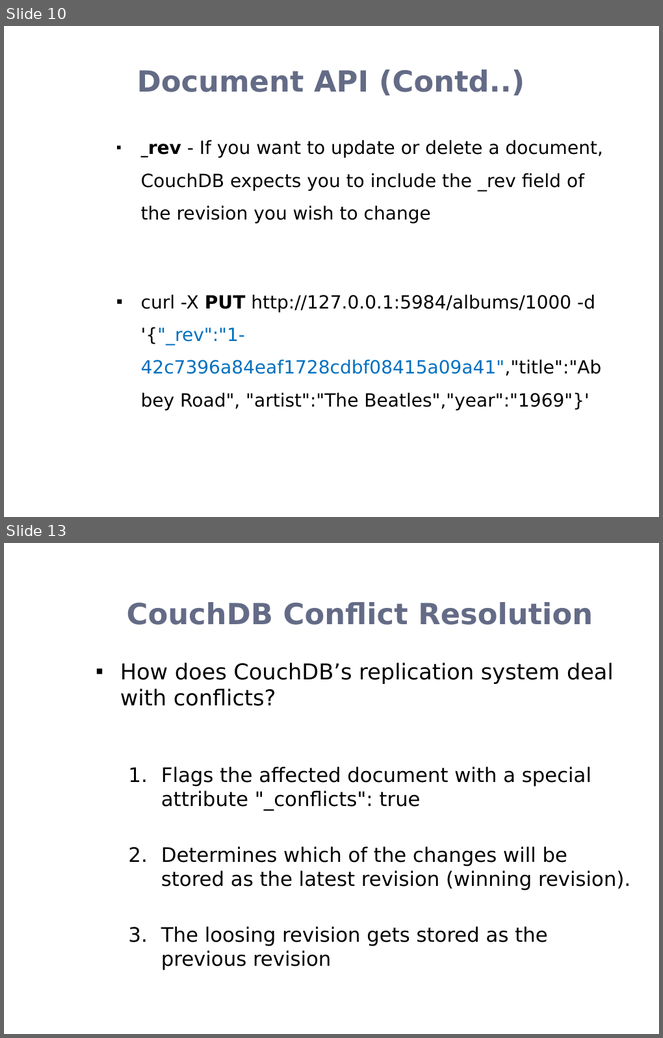
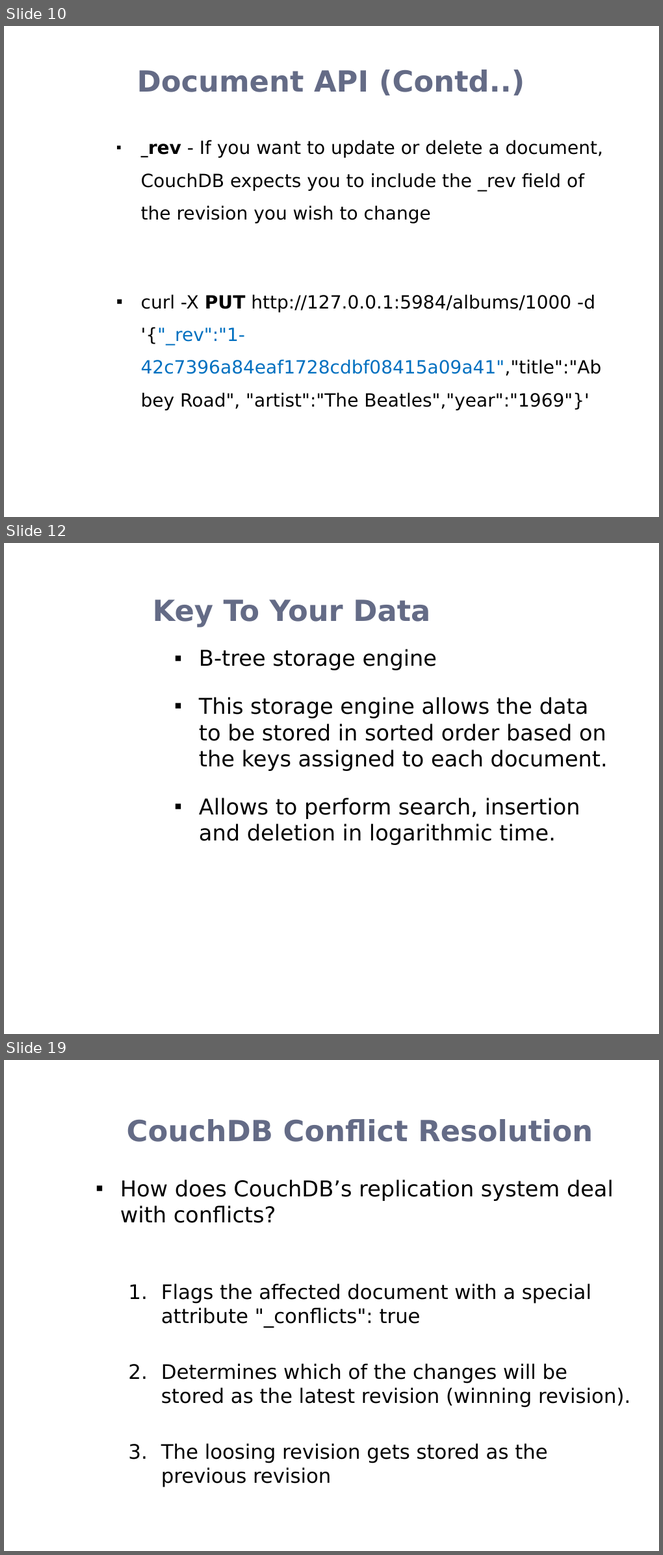
Before and after one commit to rohanz1993/Team_9_Heroku_Shopping_Cart_-_AWS_NoSQL_Service, a slide deck: Donita/CouchDB.pptx. Shown one above the other, each under a label of ours: slides 10 and 13 before the commit, slides 10, 12 and 19 after it; the slides between them are not shown. The pictures are 663x1038 and 663x1555 pixels, drawn with LibreOffice and Linux fonts; fonts in the diff are those of the drawing; background and template pictures are left out. Boxes give left, top, right and bottom in pixels: in the first picture for what was removed or moved away, otherwise in the second. Text is boxed around its words. In the diff, an @@ line names an element or a change of style, - is before the commit and + after.

```diff
--- a/Donita/CouchDB.pptx
+++ b/Donita/CouchDB.pptx
@@ slide 12 added at (4, 543, 659, 1034), background picture (left out) @@
@@ title added at (153, 600, 430, 627), 32 pt, text #646B86, bold @@
+Key To Your Data
@@ text added at (199, 649, 608, 845), 24 pt, text #000000 @@
+▪ B-tree storage engine
+▪ This storage engine allows the data to be stored in sorted order based on the keys assigned to each document.
+▪ Allows to perform search, insertion and deletion in logarithmic time.
@@ what was slide 13 is now slide 19 @@
```
Also in this commit, not shown: 1 slide changed, 6 other slides added, 1 slide removed, 1 other file.
